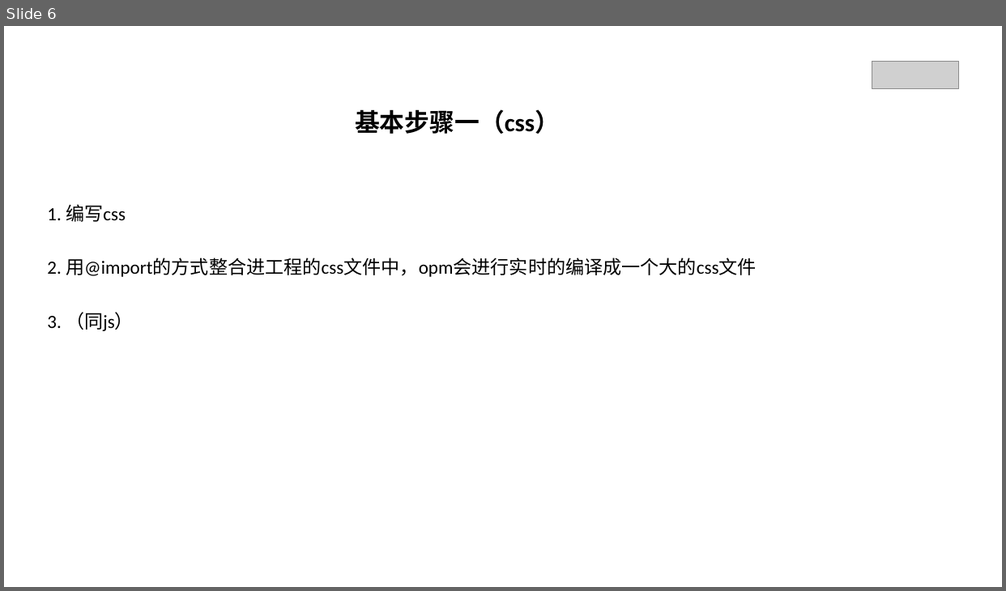
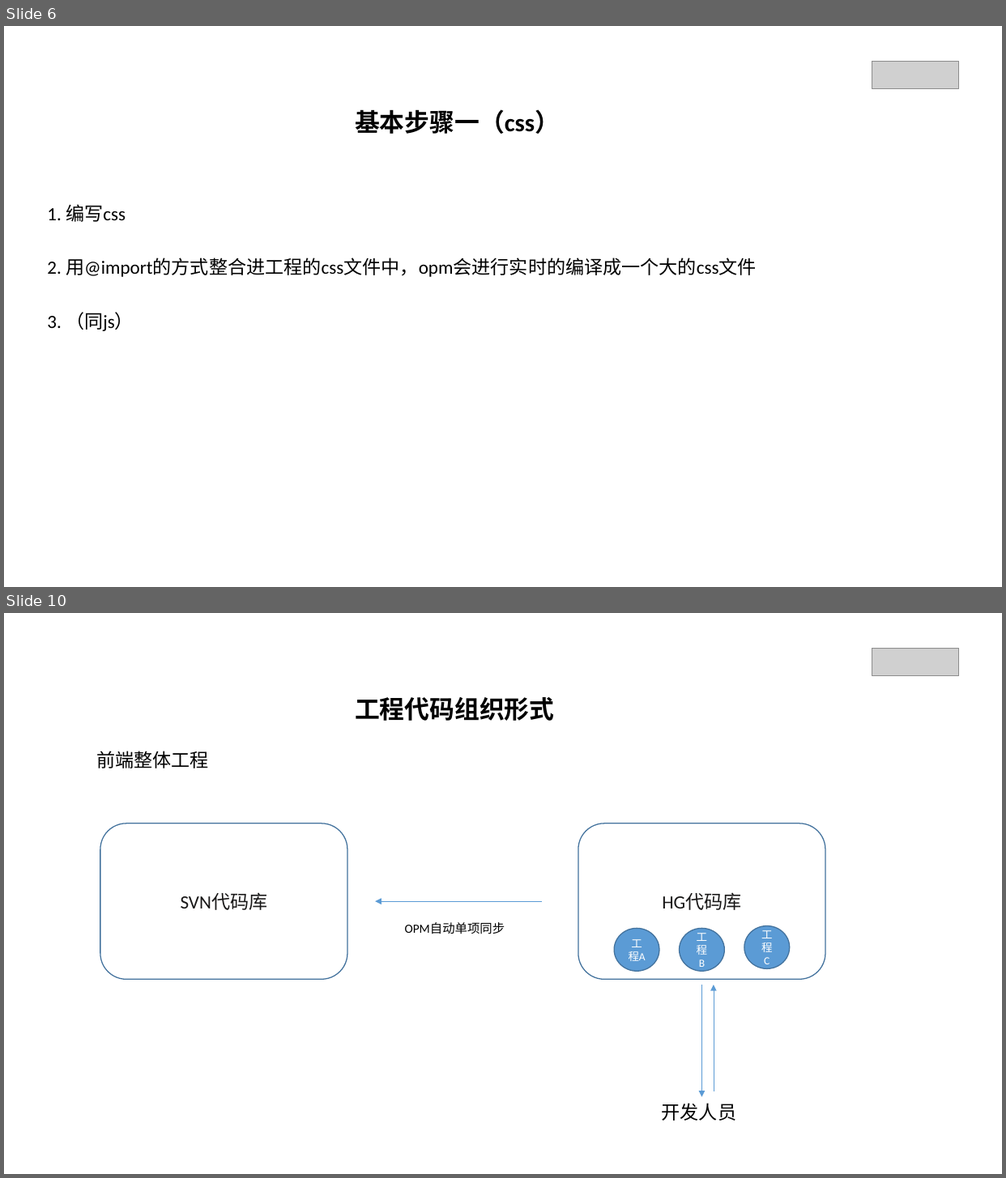
Before and after one commit to EchoFUN/RREN-FEdev, a slide deck: FE-dev-0.0.1.pptx. Shown one above the other, each under a label of ours: slide 6 before the commit, slides 6 and 10 after it; the slides between them are not shown. The pictures are 1006x591 and 1006x1178 pixels, drawn with LibreOffice and Linux fonts; fonts in the diff are those of the drawing; grey boxes stand for pictures. Boxes give left, top, right and bottom in pixels: in the first picture for what was removed or moved away, otherwise in the second. Text is boxed around its words. In the diff, an @@ line names an element or a change of style, - is before the commit and + after.

```diff
--- a/FE-dev-0.0.1.pptx
+++ b/FE-dev-0.0.1.pptx
@@ slide 10 added at bbox=[4, 613, 1002, 1174], background #FFFFFF @@
@@ picture added at bbox=[872, 648, 959, 677] @@
@@ text added at bbox=[355, 697, 554, 721], 24 pt, text #000000, bold @@
+工程代码组织形式
@@ text added at bbox=[96, 751, 209, 769], 18 pt, text #000000 @@
+前端整体工程
@@ rounded rectangle added at bbox=[100, 824, 347, 979], outline #43739E 1 pt, 18 pt, text #181717 @@
+SVN代码库
@@ rounded rectangle added at bbox=[578, 824, 825, 979], outline #43739E 1 pt, 18 pt, text #181717 @@
+HG代码库
@@ arrow added from (542, 901) to (375, 901), #5B9BD5 0.5 pt @@
@@ text added at bbox=[405, 922, 505, 935], 12 pt, text #000000 @@
+OPM自动单项同步
@@ ellipse added at bbox=[614, 928, 659, 971], fill #5B9BD5, outline #43739E 1 pt, 10.5 pt, text #FFFFFF @@
+工程A
@@ ellipse added at bbox=[680, 928, 724, 971], fill #5B9BD5, outline #43739E 1 pt, 10.5 pt, text #FFFFFF @@
+工程
+B
@@ ellipse added at bbox=[744, 926, 790, 969], fill #5B9BD5, outline #43739E 1 pt, 10.5 pt, text #FFFFFF @@
+工程
+C
@@ arrow added from (701, 985) to (701, 1097), #5B9BD5 0.5 pt @@
@@ arrow added from (714, 1093) to (714, 985), #5B9BD5 0.5 pt @@
@@ text added at bbox=[662, 1103, 736, 1121], 18 pt, text #000000 @@
+开发人员
```
Also in this commit, not shown: 5 slides changed, 4 other slides added.
